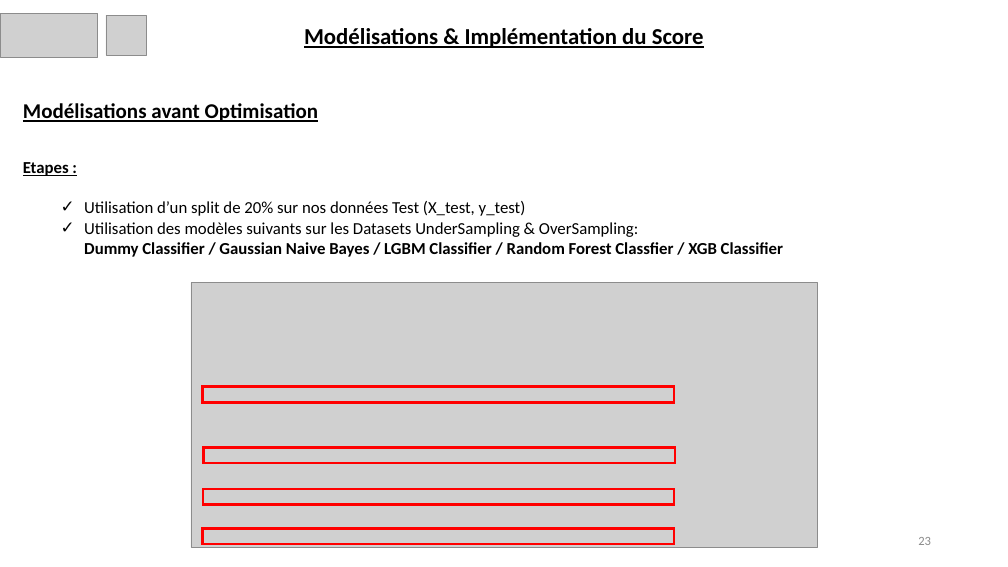
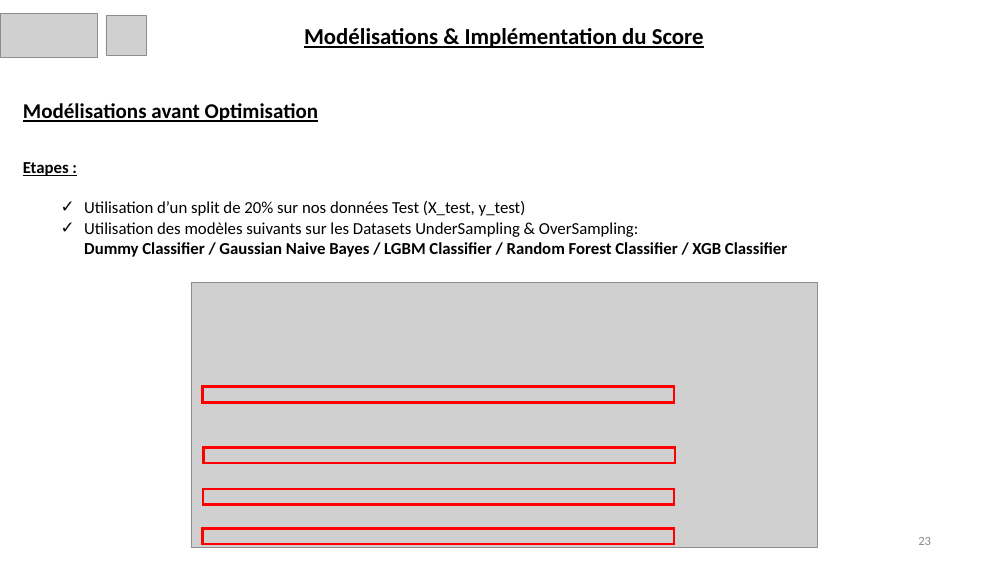
Before and after one commit to anojan01/P7_Anantharajah_Anojan, a slide deck: slide 23 of P7_04_Présentation.pptx. Drawn at 1008x567 pixels with LibreOffice and Linux fonts; fonts in the diff are those of the drawing; grey boxes stand for pictures. Boxes give left, top, right and bottom in pixels: in the first picture for what was removed or moved away, otherwise in the second. Text is boxed around its words. In the diff, an @@ line names an element or a change of style, - is before the commit and + after.

```diff
--- a/P7_04_Présentation.pptx
+++ b/P7_04_Présentation.pptx
@@ text at (84, 222, 787, 257): text changed @@
-  ✓ Utilisation des modèles suivants sur les Datasets UnderSampling & OverSampling:
-    Dummy Classifier / Gaussian Naive Bayes / LGBM Classifier / Random Forest Classfier / XGB Classifier
+  ✓ Utilisation des modèles suivants sur les Datasets UnderSampling & OverSampling:
+    Dummy Classifier / Gaussian Naive Bayes / LGBM Classifier / Random Forest Classifier / XGB Classifier
```
Also in this commit, not shown: 8 other slides changed, 2 slides removed, 3 other files.
